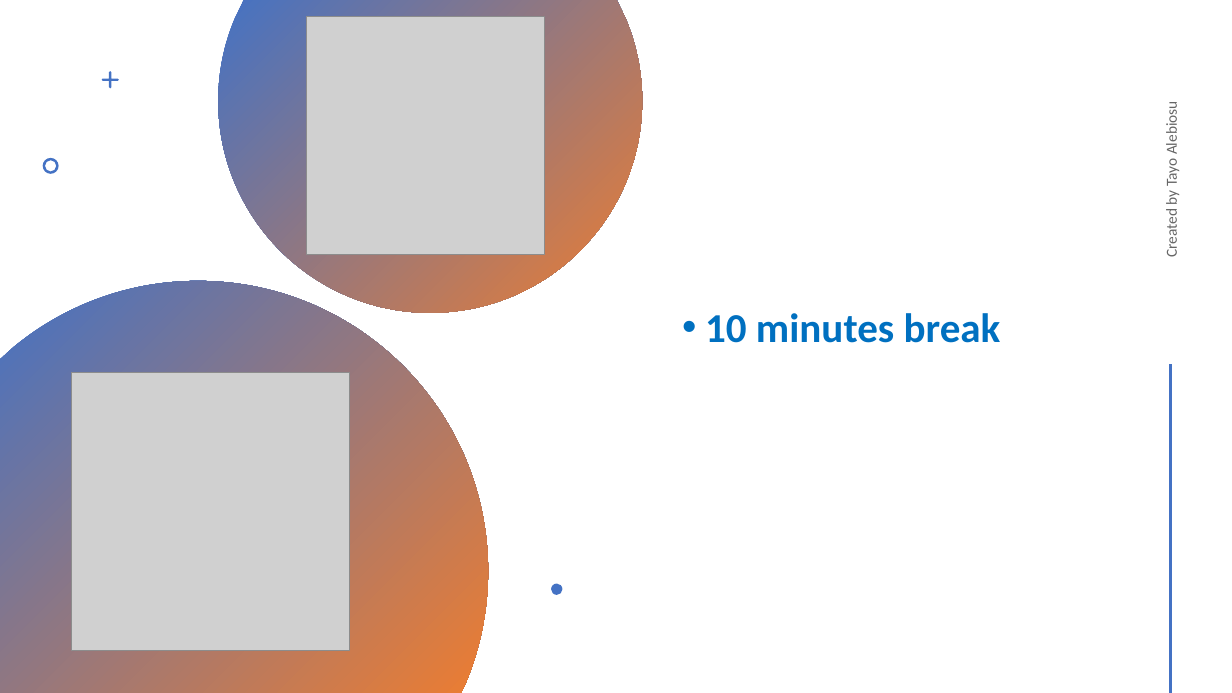
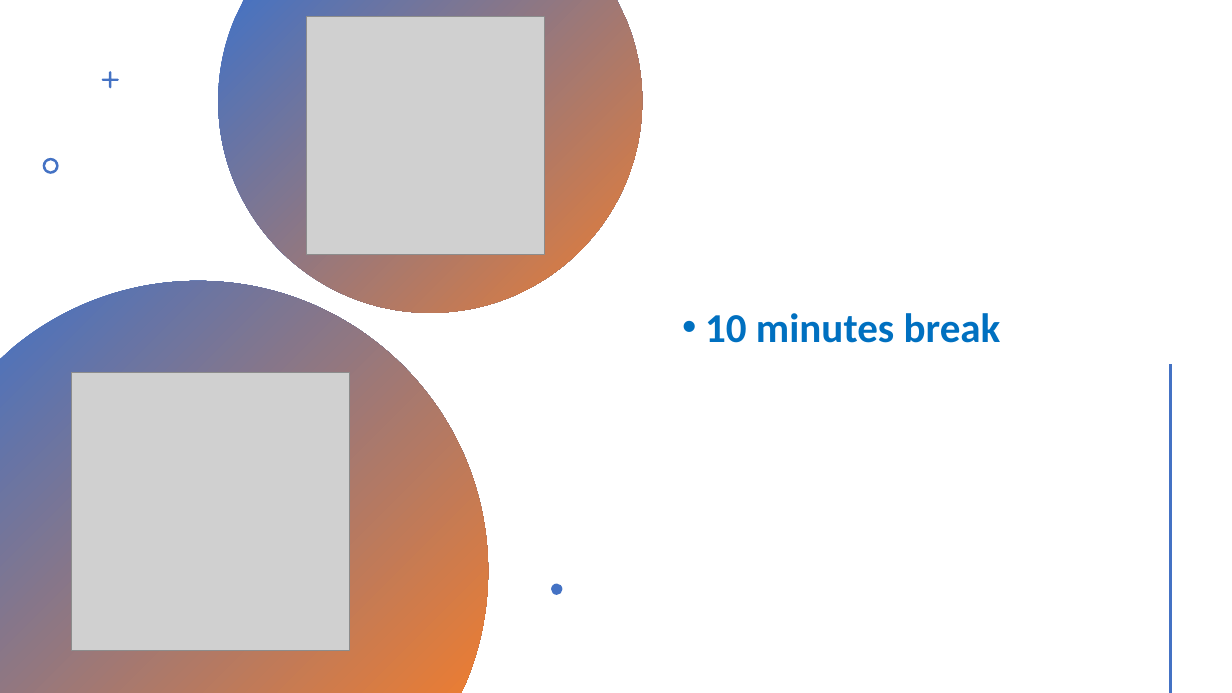
Before and after one commit to Chandy68/new-portal.lsclondon.co.uk-administrator, a slide deck: slide 16 of templates/ncd_fdhsc_ci/LSC-CSI-WEEK-2.pptx. Drawn at 1232x693 pixels with LibreOffice and Linux fonts; fonts in the diff are those of the drawing; grey boxes stand for pictures. Boxes give left, top, right and bottom in pixels: in the first picture for what was removed or moved away, otherwise in the second. Text is boxed around its words. In the diff, an @@ line names an element or a change of style, - is before the commit and + after.

```diff
--- a/templates/ncd_fdhsc_ci/LSC-CSI-WEEK-2.pptx
+++ b/templates/ncd_fdhsc_ci/LSC-CSI-WEEK-2.pptx
@@ text removed at (1162,106,1181,257) @@
-Created by Tayo Alebiosu
```
Also in this commit, not shown: 22 other slides changed, 2 slides removed, 2 other files.
